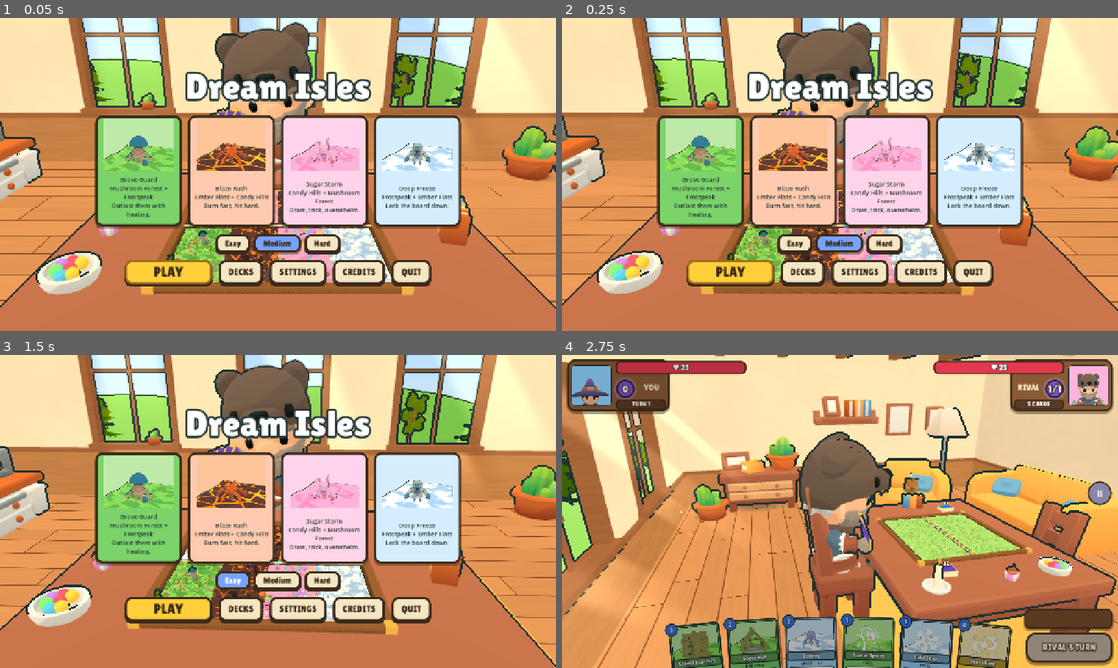
Above: before the commit, frames 1-4 (two rows, left to right).
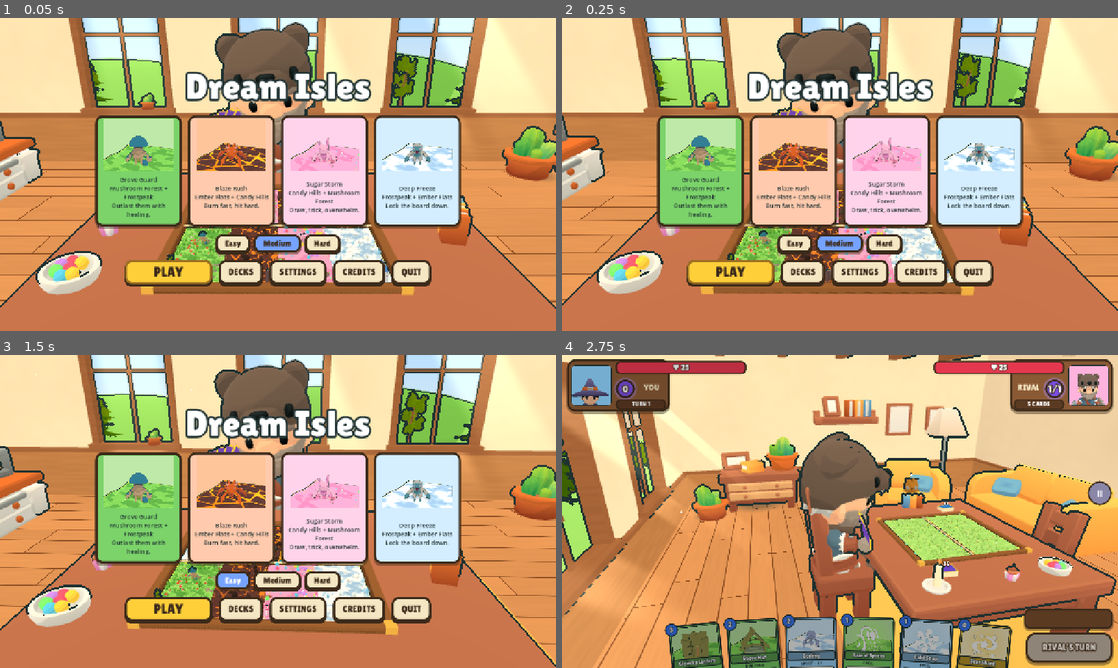
Above: after the commit, the same moments.

Repository: muriarty1893/cardwards
Game: Godot game, scene res://menus/main_menu.tscn
Same seed, same stepped clock (60 frames per second), same inputs: the game is played once before the commit and once after it.
Inputs:
- Up to frame 1 (0.05 s): no input
- Up to frame 2 (0.25 s): no input
- Up to frame 3 (1.5 s): click "Easy" at 0.5 s; click "Easy" at 1.25 s
- Up to frame 4 (2.75 s): click "PLAY" at 2 s

The runs differ from the first frame. In frame 1, 0.2% of the frame differs, in the area x 58-71%, y 66-85%; in frame 2, 0.2%; in frame 3, 0.2%; in frame 4, nothing differs.

Commit message:
feat: Frostpeak looks - castle corner, frozen lake, glacier ridge
Co-Authored-By: Claude Opus 5.5 <noreply@anthropic.com>

Diff:
--- a/tests/test_land_looks.gd
+++ b/tests/test_land_looks.gd
@@ -40,3 +40,10 @@
 	_expect(0, 1, ["GiantShrooms", "Log", "FairyRing"], false)
 	_expect(0, 2, ["Knoll", "Boulders"], false)
 	return true
+
+
+func test_frost_looks() -> bool:
+	_expect(3, 0, ["Castle", "Drifts"], false)
+	_expect(3, 1, ["FrozenLake", "Pines", "Watchtower"], false)
+	_expect(3, 2, ["Ridge", "Crystals", "IceBoulders"], false)
+	return true
--- a/view/board/land_looks.gd
+++ b/view/board/land_looks.gd
@@ -27,6 +27,12 @@
 			_shroom_grove(ctx)
 		Vector2i(0, 2):
 			_mossy_knoll(ctx)
+		Vector2i(3, 0):
+			_castle_corner(ctx)
+		Vector2i(3, 1):
+			_frozen_lake(ctx)
+		Vector2i(3, 2):
+			_glacier_ridge(ctx)
 		_:
 			return false
 	return true
@@ -399,3 +405,146 @@
 		boulders.add_child(SetPieces.sphere(br, Color("#8f8a80"), p + Vector3(0, br * 0.35, 0), Vector3(1.0, 0.75, 1.0), 10))
 		boulders.add_child(SetPieces.sphere(br * 0.8, MOSS, p + Vector3(0, br * 0.85, 0), Vector3(1.0, 0.35, 1.0), 10))
 	SetPieces.add_piece(ctx, boulders, Vector3.ZERO, other, other)
+
+
+# --- Frostpeak --------------------------------------------------------------------------------------
+
+const STONE := Color("#c3cddb")
+const STONE_DARK := Color("#94a1b5")
+const ROOF := Color("#4a7ac8")
+const SNOW := Color("#f6fbff")
+const ICE := Color("#9fd8ff")
+
+
+## A round tower: stone body, snowy conical roof, base at y = 0.
+static func _tower(r: float, h: float, roof: Color) -> Node3D:
+	var t := Node3D.new()
+	t.add_child(SetPieces.cyl(r, r * 1.08, h, STONE, Vector3.ZERO, 14))
+	for i: int in 6:
+		var a: float = TAU * i / 6.0
+		t.add_child(SetPieces.box(Vector3(r * 0.42, r * 0.4, r * 0.42), STONE, Vector3(cos(a) * r * 0.86, h, sin(a) * r * 0.86)))
+	t.add_child(SetPieces.cone(r * 1.15, r * 2.2, roof, Vector3(0, h + r * 0.1, 0), 14))
+	t.add_child(SetPieces.sphere(r * 0.55, SNOW, Vector3(0, h + r * 0.55, 0), Vector3(1.6, 0.5, 1.6), 10))
+	t.add_child(SetPieces.box(Vector3(r * 0.3, r * 0.55, 0.01), Color("#2a3448"), Vector3(0, h * 0.62, r * 1.0)))
+	return t
+
+
+## A small toy castle in the back corner (keep, two turrets, a wall with a gate, a banner) and snow drifts.
+static func _castle_corner(ctx: Dictionary) -> void:
+	var box: Rect2 = ctx["box"]
+	var rng := _rng(ctx)
+	var sc: float = ctx["scale"]
+	var castle := Node3D.new()
+	castle.name = "Castle"
+	var w: float = box.size.x
+	var tr: float = clampf(w * 0.17, 0.06, 0.1)
+	var len: float = minf(box.size.y * 0.8, 1.15)
+	var cx: float = box.get_center().x
+	var cz: float = lerpf(box.position.y + len / 2.0, box.end.y - len / 2.0, _back(ctx))
+	var kh: float = 0.42 * sc
+	# Keep in the middle.
+	var kw: float = minf(w * 0.62, 0.3)
+	castle.add_child(SetPieces.box(Vector3(kw, kh, kw * 1.15), STONE, Vector3(cx, 0, cz)))
+	for i: int in 4:
+		var sx: float = -1.0 if i % 2 == 0 else 1.0
+		var sz: float = -1.0 if i < 2 else 1.0
+		castle.add_child(SetPieces.box(Vector3(kw * 0.2, kw * 0.2, kw * 0.2), STONE, Vector3(cx + sx * kw * 0.4, kh, cz + sz * kw * 0.47)))
+	castle.add_child(SetPieces.cone(kw * 0.62, kh * 0.6, ROOF, Vector3(cx, kh, cz), 4))
+	castle.add_child(SetPieces.box(Vector3(kw * 0.34, kh * 0.42, 0.012), Color("#3a2a20"), Vector3(cx, 0, cz + kw * 0.58 * (-1.0 if _back(ctx) > 0.5 else 1.0))))
+	# Turrets at both ends, joined to the keep by walls.
+	for sz: float in [-1.0, 1.0]:
+		var tz: float = cz + sz * (len / 2.0 - tr)
+		var t: Node3D = _tower(tr, (0.5 + 0.08 * sz) * sc, ROOF)
+		t.position = Vector3(cx, 0, tz)
+		castle.add_child(t)
+		var wl: float = absf(tz - cz) - kw * 0.55
+		castle.add_child(SetPieces.box(Vector3(tr * 0.9, 0.2 * sc, wl), STONE_DARK, Vector3(cx, 0, (tz + cz) / 2.0 + sz * kw * 0.02)))
+	# Banner on the keep.
+	castle.add_child(SetPieces.cyl(0.006, 0.006, 0.22 * sc, Color("#5a4632"), Vector3(cx, kh + kh * 0.55, cz)))
+	var flag := SetPieces.box(Vector3(0.012, 0.06, 0.1), Color("#e8483c") if rng.randf() < 0.5 else Color("#ffcf3a"), Vector3(cx, kh + kh * 0.55 + 0.14 * sc, cz + 0.05))
+	castle.add_child(flag)
+	SetPieces.add_piece(ctx, castle, Vector3.ZERO, Rect2(cx - maxf(kw, tr * 2.16) / 2.0, cz - len / 2.0, maxf(kw, tr * 2.16), len), box)
+	for key: String in ["band", "other_band"]:
+		var band: Rect2 = ctx[key]
+		var drifts := Node3D.new()
+		drifts.name = "Drifts"
+		for i: int in 4:
+			var dr: float = clampf(band.size.x * 0.5, 0.07, 0.16)
+			var z: float = lerpf(band.position.y + dr, band.end.y - dr, rng.randf())
+			drifts.add_child(SetPieces.sphere(dr, SNOW, Vector3(band.get_center().x, 0.0, z), Vector3(band.size.x / (2.0 * dr), 0.45, 1.8), 10))
+		SetPieces.add_piece(ctx, drifts, Vector3.ZERO, band, band)
+
+
+## A cracked shiny ice pond in the back corner, snowy pines along one side and a lone watchtower in the other corner.
+static func _frozen_lake(ctx: Dictionary) -> void:
+	var box: Rect2 = ctx["box"]
+	var rng := _rng(ctx)
+	var sc: float = ctx["scale"]
+	var rx: float = box.size.x * 0.5
+	var rz: float = minf(box.size.y * 0.45, rx * 2.0)
+	var c: Vector3 = _at(box, 0.5, lerpf(0.5, _back(ctx), 0.25))
+	var lake := Node3D.new()
+	lake.name = "FrozenLake"
+	lake.add_child(SetPieces.pool(1, rx, rz))
+	lake.add_child(SetPieces.sphere(0.05, SNOW, Vector3(rx * 0.55, 0.0, -rz * 0.5), Vector3(1.4, 0.4, 1.0), 8))
+	SetPieces.add_piece(ctx, lake, c, Rect2(c.x - rx, c.z - rz, rx * 2.0, rz * 2.0), box)
+	var band: Rect2 = ctx["other_band"]
+	var pines := Node3D.new()
+	pines.name = "Pines"
+	for i: int in 3:
+		var pine: Node3D = SetPieces.model("nature/Pine_2", rng.randf_range(0.45, 0.7) * sc, Color("#e8f4ff", 0.45))
+		pine.position = Vector3(band.get_center().x, 0, lerpf(band.position.y + 0.15, band.end.y - 0.15, (i + 0.5) / 3.0))
+		pine.rotation.y = rng.randf() * TAU
+		pines.add_child(pine)
+	SetPieces.add_piece(ctx, pines, Vector3.ZERO, band, band)
+	var other: Rect2 = ctx["other_box"]
+	var tower := Node3D.new()
+	tower.name = "Watchtower"
+	var tr: float = clampf(other.size.x * 0.22, 0.06, 0.11)
+	var t: Node3D = _tower(tr, 0.62 * sc, ROOF)
+	var tp: Vector3 = _at(other, 0.5, lerpf(0.5, _back(ctx), 0.5))
+	t.position = tp
+	tower.add_child(t)
+	SetPieces.add_piece(ctx, tower, Vector3.ZERO, Rect2(tp.x - tr * 1.2, tp.z - tr * 1.2, tr * 2.4, tr * 2.4), other)
+
+
+## Raised ice ridges along both sides, a cluster of big crystal spikes in the back corner, icy boulders in the other.
+static func _glacier_ridge(ctx: Dictionary) -> void:
+	var rng := _rng(ctx)
+	var sc: float = ctx["scale"]
+	for key: String in ["band", "other_band"]:
+		var band: Rect2 = ctx[key]
+		var ridge := Node3D.new()
+		ridge.name = "Ridge"
+		var r: float = clampf(band.size.x * 0.55, 0.08, 0.2)
+		var count: int = int(band.size.y / (r * 1.2)) + 1
+		for i: int in count:
+			var z: float = lerpf(band.position.y + r, band.end.y - r, float(i) / maxf(count - 1, 1))
+			var col: Color = ICE if i % 3 else SNOW
+			ridge.add_child(SetPieces.sphere(r, col, Vector3(band.get_center().x, r * 0.15, z), Vector3(band.size.x / (2.0 * r), rng.randf_range(0.8, 1.4), 1.3), 7))
+			if i % 2 == 0:
+				ridge.add_child(SetPieces.cone(r * 0.35, rng.randf_range(0.15, 0.3) * sc, Color("#c6ecff"), Vector3(band.get_center().x, r * 0.3, z), 5))
+		SetPieces.add_piece(ctx, ridge, Vector3.ZERO, band, band)
+	var box: Rect2 = ctx["box"]
+	var crystals := Node3D.new()
+	crystals.name = "Crystals"
+	var cc: Vector3 = _at(box, 0.5, lerpf(0.5, _back(ctx), 0.35))
+	var cw: float = box.size.x * 0.42
+	for i: int in 6:
+		var hh: float = rng.randf_range(0.3, 0.75) * sc * (1.0 if i < 2 else 0.7)
+		var cr: float = hh * 0.2
+		var off := Vector3(rng.randf_range(-cw + cr, cw - cr), 0.0, rng.randf_range(-cw * 1.4, cw * 1.4))
+		var spike := SetPieces.mesh(Palette.cylinder(0.0, cr, hh, 5), [Color("#7cc4f0"), Color("#9fd8ff"), Color("#c6ecff")][i % 3], Vector3.ZERO)
+		spike.position = cc + off + Vector3(0, hh * 0.45, 0)
+		spike.rotation = Vector3(rng.randf_range(-0.3, 0.3), rng.randf() * TAU, rng.randf_range(-0.3, 0.3))
+		crystals.add_child(spike)
+	SetPieces.add_piece(ctx, crystals, Vector3.ZERO, Rect2(cc.x - cw, cc.z - cw * 1.5, cw * 2.0, cw * 3.0), box)
+	var other: Rect2 = ctx["other_box"]
+	var boulders := Node3D.new()
+	boulders.name = "IceBoulders"
+	for i: int in 3:
+		var br: float = minf(other.size.x * 0.32, 0.15) * rng.randf_range(0.7, 1.0)
+		var p := Vector3(clampf(other.get_center().x, other.position.x + br, other.end.x - br), 0.0, lerpf(other.position.y + br, other.end.y - br, (i + 0.5) / 3.0))
+		boulders.add_child(SetPieces.sphere(br, Color("#b8cfe0"), p + Vector3(0, br * 0.4, 0), Vector3(1.0, 0.8, 1.0), 8))
+		boulders.add_child(SetPieces.sphere(br * 0.75, SNOW, p + Vector3(0, br * 0.95, 0), Vector3(1.0, 0.35, 1.0), 8))
+	SetPieces.add_piece(ctx, boulders, Vector3.ZERO, other, other)
--- a/view/board/lane.gdshader
+++ b/view/board/lane.gdshader
@@ -159,6 +159,17 @@
 			col = mix(col, vec3(0.78, 0.74, 0.66), stone);
 			col = mix(col, INK, edge * 0.7);
 		}
+	} else if (l == 3) {
+		if (v == 1) {          // Frozen Lake: a frosty halo around the ice
+			float d = length((p - bc) / (bs * vec2(0.7, 0.6)));
+			col = mix(col, vec3(0.86, 0.94, 1.0), (1.0 - smoothstep(0.8, 1.3, d)) * 0.6);
+		} else if (v == 2) {   // Glacier Ridge: blue ice streaks near the sides
+			float streak = (1.0 - smoothstep(0.1, 0.5, side_d)) * smoothstep(0.4, 0.7, fbm(vec2(pw.x * 6.0, pw.y * 1.2)));
+			col = mix(col, vec3(0.6, 0.8, 0.95), streak * 0.6);
+		} else {               // Castle Corner: packed snow by the castle
+			float d = length((p - bc) / (bs * vec2(0.9, 0.7)));
+			col = mix(col, vec3(0.97, 0.99, 1.0), (1.0 - smoothstep(0.7, 1.2, d)) * 0.5);
+		}
 	} else if (l == 1) {
 		if (v == 0) {          // Volcano: scorched ground with glowing cracks around its foot
 			float d = length((p - bc) / (bs * vec2(1.1, 0.75)));
